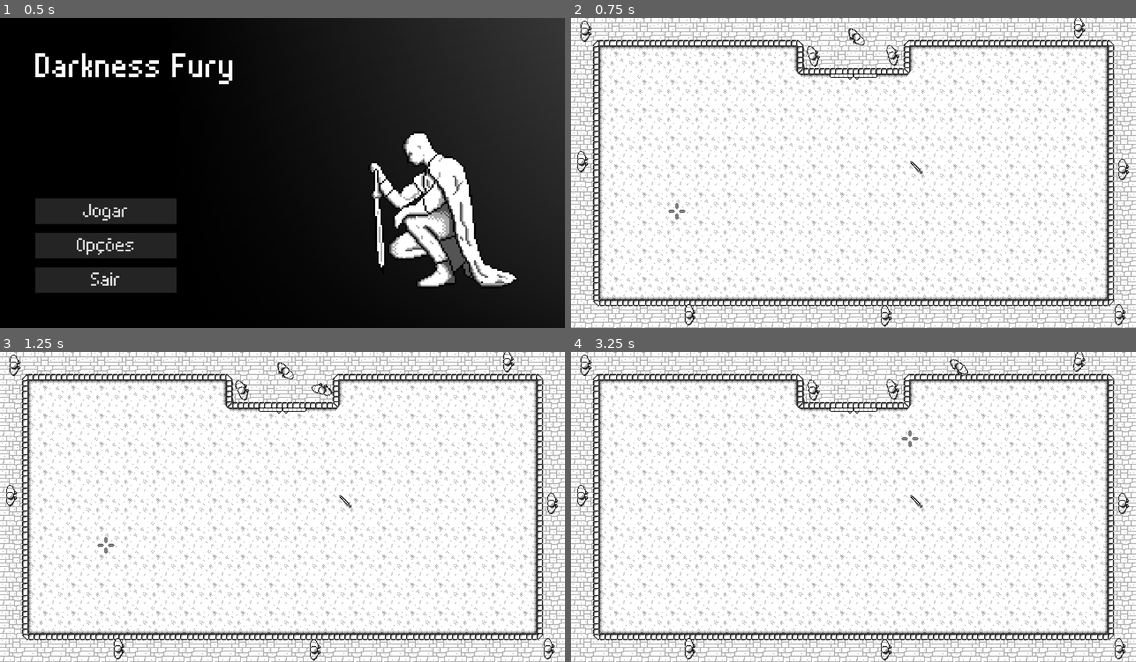
Above: before the commit, frames 1-4 (two rows, left to right).
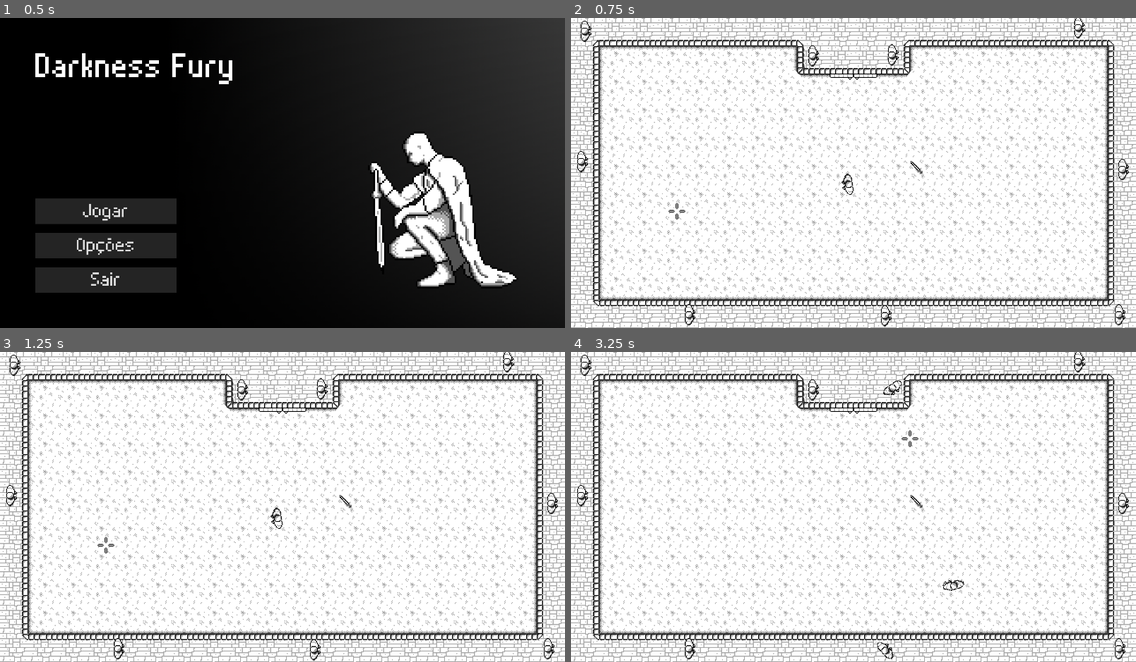
Above: after the commit, the same moments.

Repository: CarlMachado/DarknessFury
Game: Godot game, scene res://scenes/main_menu.tscn
Two runs of this game, one before a commit and one after it. Both use one fixed random seed, a clock stepped at 60 frames per second and the inputs below.
Inputs (mouse positions are in pixels of both pictures, inside the frame that each line leads up to):
- Up to frame 1 (0.5 s): no input
- Up to frame 2 (0.75 s): click "Jogar" at 0.5 s
- Up to frame 3 (1.25 s): no input
- Up to frame 4 (3.25 s): move the mouse to (977, 491) at 1.27 s; hold D (ui_right) 1.28-2.03 s; move the mouse to (740, 522) at 2.02 s; hold S (ui_down) 2.03-2.78 s; move the mouse to (910, 438) at 2.77 s; hold D (ui_right) from 2.78 s (still down)

Frame 1 is identical in both runs. In frame 2, 0.3% of the frame differs, in the area x 41-59%, y 3-58%; in frame 3, 0.3%; in frame 4, 0.5%, in the area x 41-91%, y 0-100%.

Commit message:
corrigido pos player

Diff:
--- a/scenes/levels/arena.tscn
+++ b/scenes/levels/arena.tscn
@@ -19,7 +19,7 @@
 rotation = 0.811578
 
 [node name="player" parent="." instance=ExtResource( 4 )]
-position = Vector2( 322.211, 22.6316 )
+position = Vector2( 313.166, 189.193 )
 
 [node name="enemy_spawns" type="Node" parent="."]
 editor/display_folded = true
